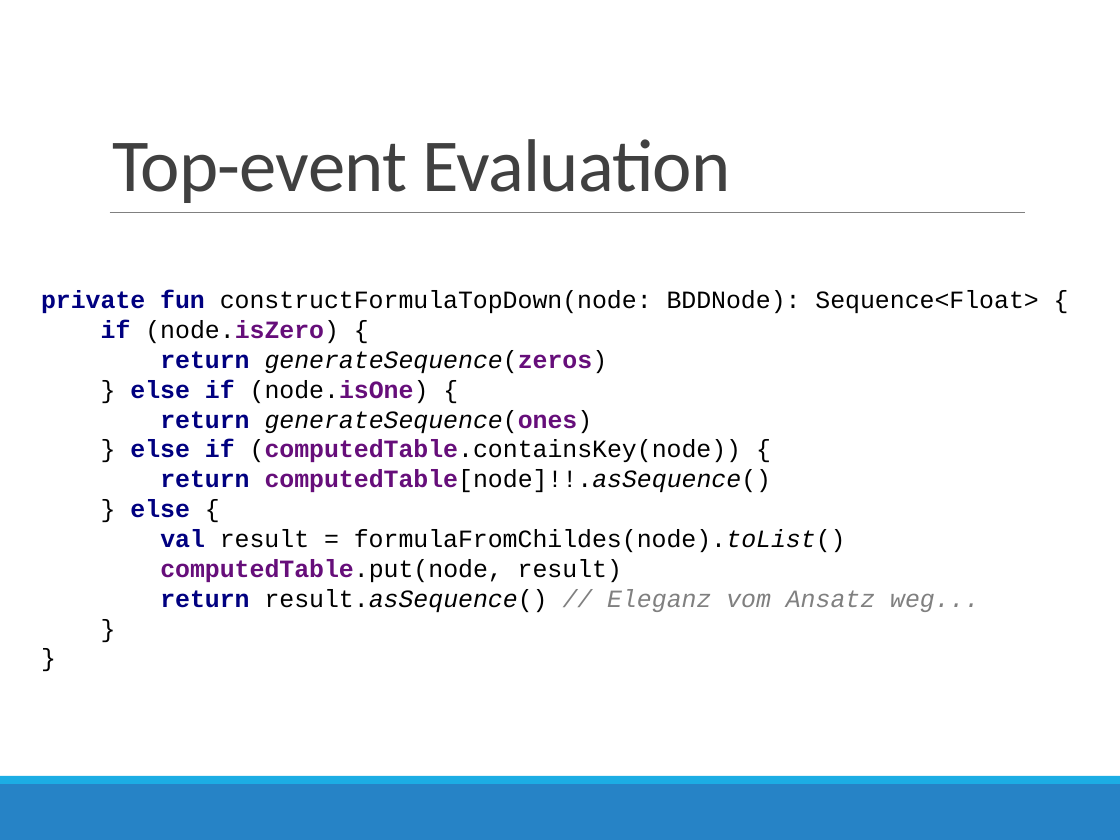
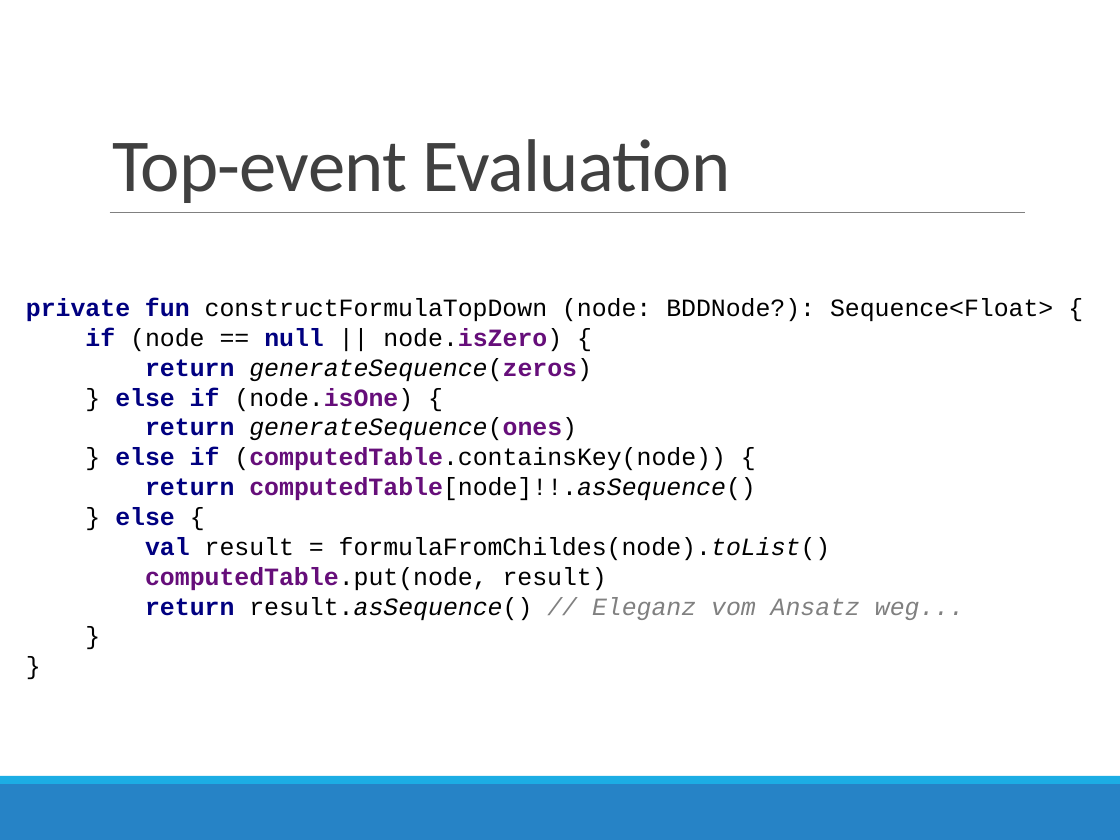
Before and after one commit to AndreMann90/fart_fssd, a slide deck: slide 8 of doc/Programmier-Projekt-Praesi.pptx. Drawn at 1120x840 pixels with LibreOffice and Linux fonts; fonts in the diff are those of the drawing. Boxes give left, top, right and bottom in pixels: in the first picture for what was removed or moved away, otherwise in the second. Text is boxed around its words. In the diff, an @@ line names an element or a change of style, - is before the commit and + after.

Commit message:
A bit of refactoring, essentially of BDDNode and BDDBuildResult

```diff
--- a/doc/Programmier-Projekt-Praesi.pptx
+++ b/doc/Programmier-Projekt-Praesi.pptx
@@ text at [26,298,1053,620]: text changed @@
-private fun constructFormulaTopDown(node: BDDNode): Sequence<Float> {
-if (node.isZero) {
-return generateSequence(zeros)
-} else if (node.isOne) {
-return generateSequence(ones)
-} else if (computedTable.containsKey(node)) {
-return computedTable[node]!!.asSequence()
-} else {
-val result = formulaFromChildes(node).toList()
-computedTable.put(node, result)
-return result.asSequence() // Eleganz vom Ansatz weg...
-}
-}
+private fun constructFormulaTopDown (node: BDDNode?): Sequence<Float> {
+if (node == null || node.isZero) {
+return generateSequence(zeros)
+} else if (node.isOne) {
+return generateSequence(ones)
+} else if (computedTable.containsKey(node)) {
+return computedTable[node]!!.asSequence()
+} else {
+val result = formulaFromChildes(node).toList()
+computedTable.put(node, result)
+return result.asSequence() // Eleganz vom Ansatz weg...
+}
+}
```
Also in this commit, not shown: 2 other slides changed, 14 other files.
